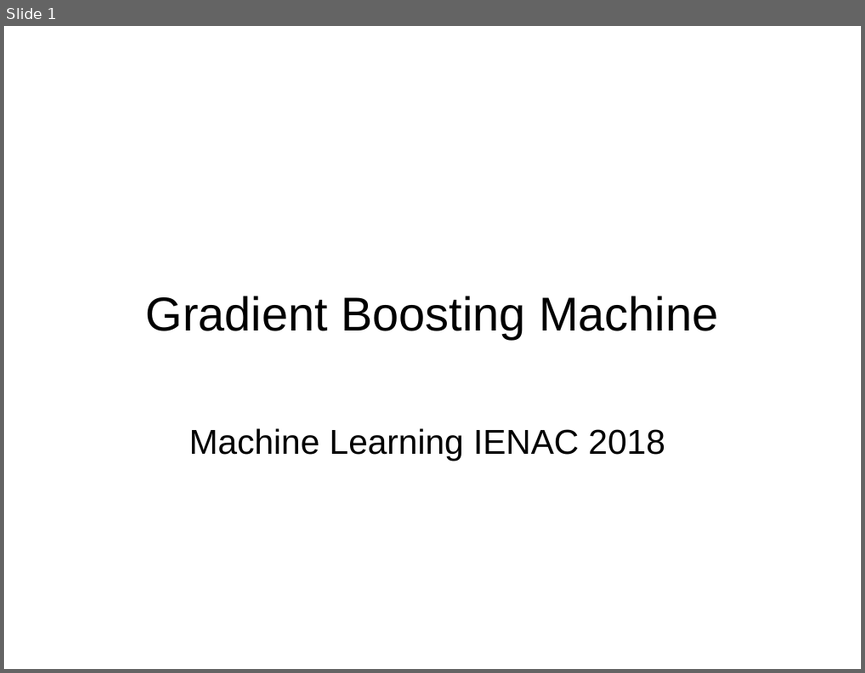
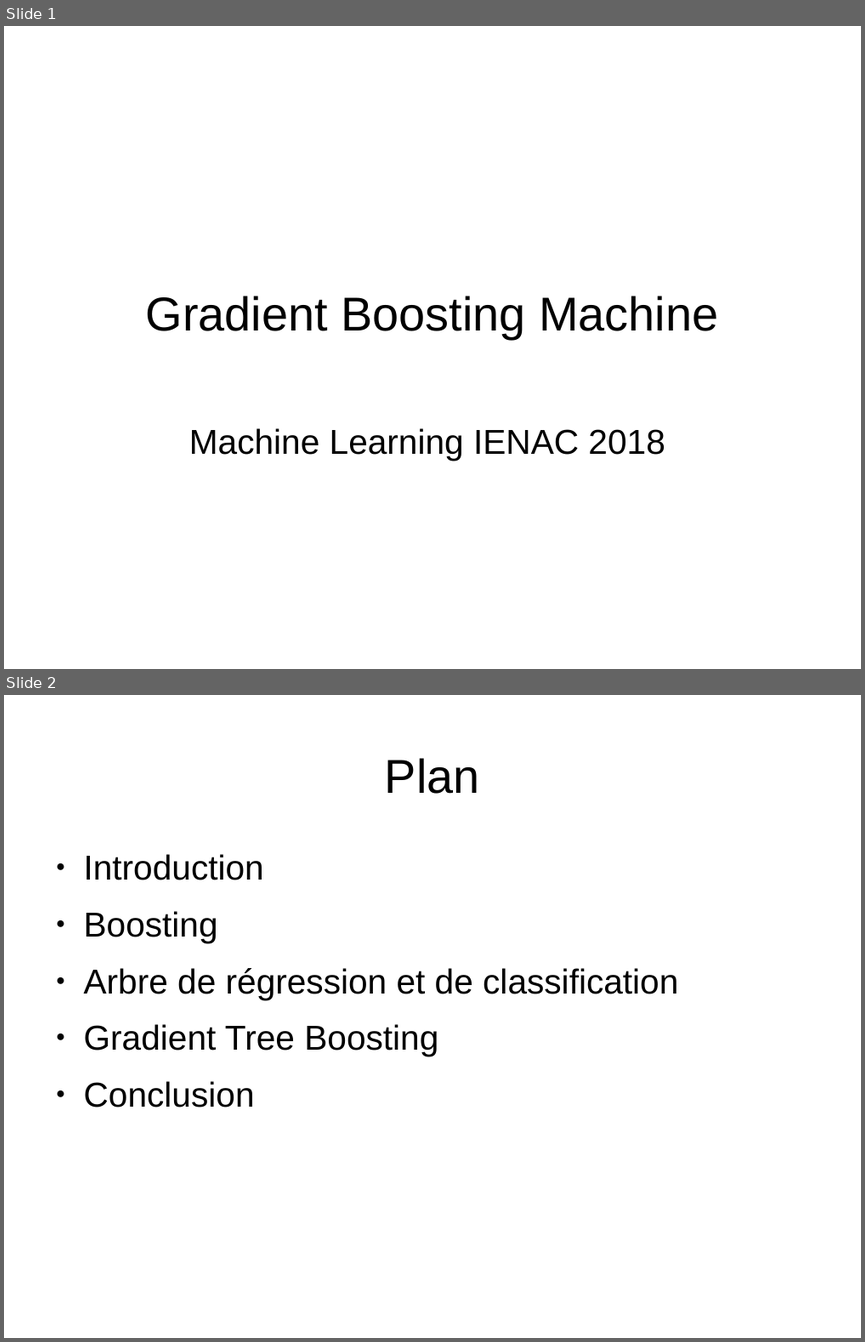
Before and after one commit to kad15/GBM, a slide deck: GBM_kad.odp. Shown one above the other, each under a label of ours: slide 1 before the commit, slides 1 and 2 after it. The pictures are 865x673 and 865x1342 pixels, drawn with LibreOffice and Linux fonts; fonts in the diff are those of the drawing; background and template pictures are left out. Boxes give left, top, right and bottom in pixels: in the first picture for what was removed or moved away, otherwise in the second. Text is boxed around its words. In the diff, an @@ line names an element or a change of style, - is before the commit and + after.

```diff
--- a/GBM_kad.odp
+++ b/GBM_kad.odp
@@ slide 2 added at (4, 695, 861, 1338), background #FFFFFF @@
@@ title added at (385, 758, 480, 794), 44 pt, text #000000 @@
+Plan
@@ text added at (84, 854, 678, 1107), 32 pt, text #000000 @@
+● Introduction
+● Boosting
+● Arbre de régression et de classification
+● Gradient Tree Boosting
+● Conclusion
```
Also in this commit, not shown: 10 other slides added, 3 slides removed.
